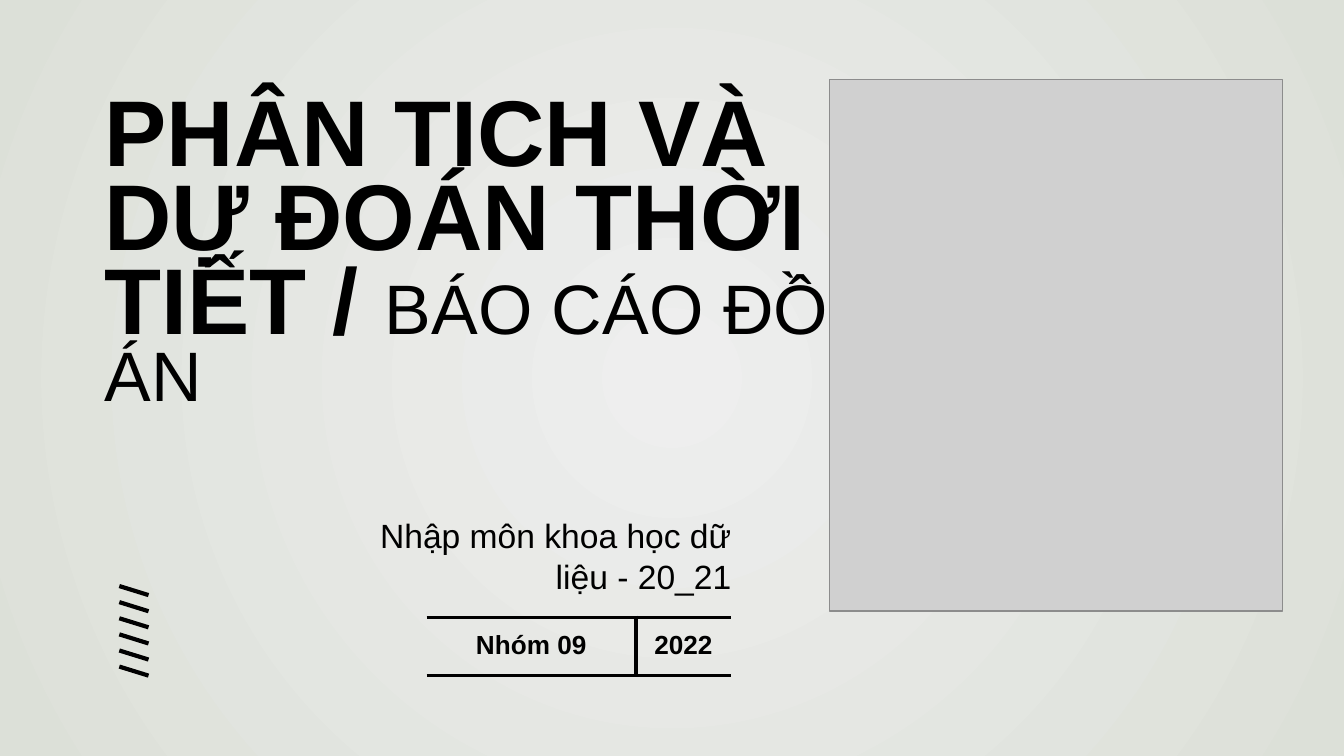
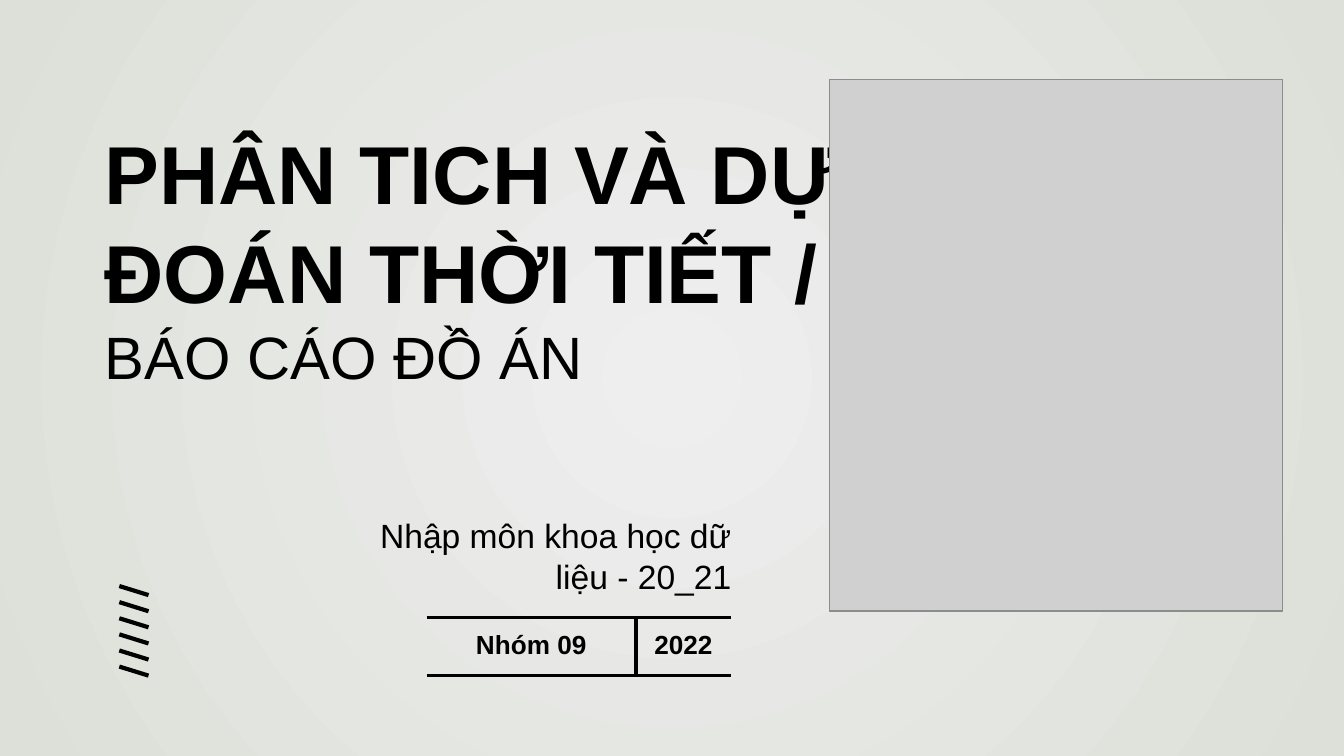
Before and after one commit to duongtanton/NP-KHDL-Gr9, a slide deck: slide 1 of group09.pptx. Drawn at 1344x756 pixels with LibreOffice and Linux fonts; fonts in the diff are those of the drawing; grey boxes stand for pictures. Boxes give left, top, right and bottom in pixels: in the first picture for what was removed or moved away, otherwise in the second. Text is boxed around its words. In the diff, an @@ line names an element or a change of style, - is before the commit and + after.

```diff
--- a/group09.pptx
+++ b/group09.pptx
@@ title "PHÂN TICH VÀ DỰ ĐOÁN ..." at box(105, 139, 838, 380): size 50 to 44 pt in "PHÂN TICH VÀ DỰ ĐOÁN THỜI TIẾT ..."; size 37.5 to 32 pt in "BÁO CÁO ĐỒ ÁN"; line spacing 0.75 to 1 @@
```
Also in this commit, not shown: 3 other slides changed.
